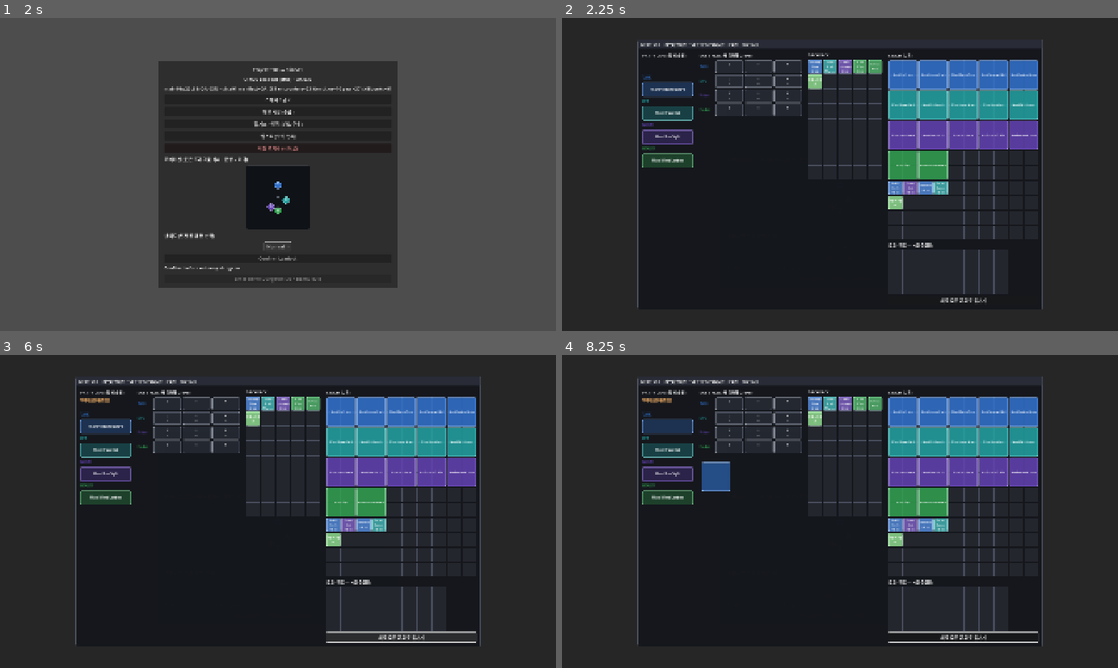
Above: before the commit, frames 1-4 (two rows, left to right).
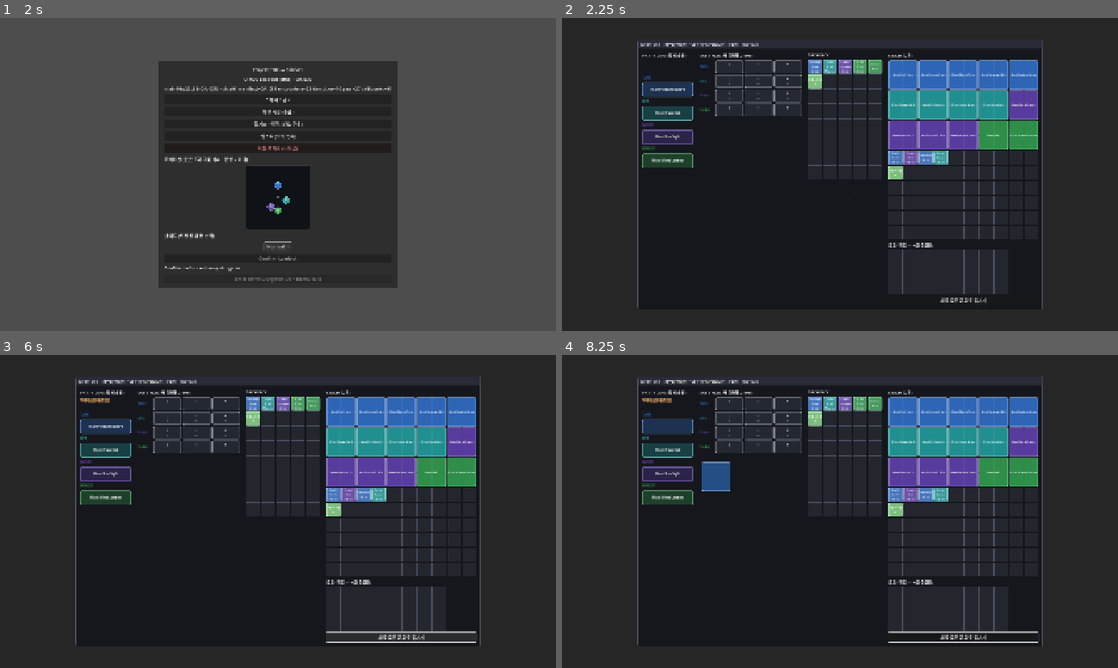
Above: after the commit, the same moments.

Repository: haepari1019/project_tdc_game
Game: Godot game, scene res://scenes/main.tscn
Same seed, same stepped clock (60 frames per second), same inputs: the game is played once before the commit and once after it.
Inputs (mouse positions are in pixels of both pictures, inside the frame that each line leads up to):
- Up to frame 1 (2 s): click "Normal" at 0.5 s; click "Normal" at 1.25 s
- Up to frame 2 (2.25 s): click "스태시 / 금고" at 2 s
- Up to frame 3 (6 s): click "허브 시설 (승급)" at 2.75 s; click "필기소 · 상점 (분석/구매)" at 3.5 s; click "퀘스트 (의뢰 목록)" at 4.25 s; click "저장 초기화 (시드로)" at 5 s; click "재료 모두 금고로 옮기기" at 5.75 s
- Up to frame 4 (8.25 s): click "Confirm Loadout" at 6.5 s; tap Enter at 7.25 s; drag from (840, 533) to (895, 442) at 7.27 s; tap Space at 8 s; drag from (667, 426) to (812, 574) at 8.02 s

Frame 1 is identical in both runs. In frame 2, 3.1% of the frame differs, in the area x 58-86%, y 22-62%; in frame 3, 3.1%; in frame 4, 3.1%.

Commit message:
feat(hub): 창고(stash) 영속 capacity 강제 + 시드 축소 — capacity 2축 완료
이연 조각 ④ 후반. 사용자 결정(강제 + 시드 T0 맞춤). stash_capacity(20/28/36, 이미
존재·미사용) 강제.

- 시드 축소: stash 기어 17→15 → 15+4스킬북=19 ≤ T0 20(1슬롯 여유, 이후 승급 압력).
  기존 세이브 미영향(시드=최초 로드만; 캡 비파괴라 over-cap도 유지·추가만 차단).
- 단위=아이템 수(기어+스킬북, 소비 제외). Stash.item_count() 추가.
- 강제: inventory_ui._drop _stash_at_cap() 가드(입금, 재배치 제외)+_msg/revert ·
  hub_economy_panel 구매 버튼 disabled|=_stash_full()+_on_buy/_on_buy_gear 가드.

검증: ci_smoke PASS. 체감=F5. IMPL-DEC-039. → capacity 2축(군수 런+창고 영속) 완료.

Co-Authored-By: Claude Opus 4.8 (1M context) <noreply@anthropic.com>

Diff:
--- a/scripts/autoload/stash.gd
+++ b/scripts/autoload/stash.gd
@@ -65,10 +65,11 @@
 	_seeded = true
 	# Demo stash — SPARE Identity Gear: the full GEAR catalog (17 alternatives to swap to; worn
 	# starters live in Backpack.equipped, not here — F-008 ownership). Looted-AB skillbooks, revives.
+	# 15 spare gear + 4 skillbooks = 19 ≤ stash T0 capacity 20 (F-029 — 시작부터 1슬롯 여유, 이후 창고 승급 압력).
 	gear = [
 		"gear_ward_tank_kite_shield", "gear_ward_tank_beacon_hook", "gear_ward_tank_march_plate", "gear_ward_tank_rampart_wall", "gear_ward_tank_sentinel_aegis",
-		"gear_ward_dps_weave_staff", "gear_ward_dps_rift_needle", "gear_ward_dps_ember_wand", "gear_ward_dps_brand_foci", "gear_ward_dps_tide_censer",
-		"gear_ward_nuker_scout_frame", "gear_ward_nuker_flank_knife", "gear_ward_nuker_hex_scope", "gear_mag_nuker_coil_rifle", "gear_mag_nuker_volt_lance",
+		"gear_ward_dps_weave_staff", "gear_ward_dps_rift_needle", "gear_ward_dps_ember_wand", "gear_ward_dps_brand_foci",
+		"gear_ward_nuker_scout_frame", "gear_ward_nuker_flank_knife", "gear_mag_nuker_coil_rifle", "gear_mag_nuker_volt_lance",
 		"gear_ward_healer_ward_sigil", "gear_ward_healer_beacon_lantern",
 	]
 	skillbooks = ["AB-002", "AB-010", "AB-011", "AB-037"]
@@ -115,6 +116,11 @@
 			save_stash()
 			return true
 	return false
+
+
+## 창고 capacity 판정용 아이템 수 — 기어 + 스킬북 타일(소비는 스택·소량이라 제외). F-029 stash_capacity 비교용.
+func item_count() -> int:
+	return gear.size() + skillbooks.size()
 
 
 ## Add one owned gear to the stash (무기고 구매 / 회수). 상점 기어 = bundled identity(굴림 없음, 확정 세트).
--- a/scripts/ui/hub_economy_panel.gd
+++ b/scripts/ui/hub_economy_panel.gd
@@ -177,7 +177,7 @@
 		_lbl(row, "%s — %s 생본 · %d scrap%s" % [disp, tier, price, note], BAD if locked else DIM)
 		var btn := Button.new()
 		btn.text = "구매"
-		btn.disabled = locked or int(_hub.scrap()) < price
+		btn.disabled = locked or int(_hub.scrap()) < price or _stash_full()
 		var b: String = String(base)
 		var t: String = tier
 		btn.pressed.connect(func() -> void: _on_buy(b, t))
@@ -194,7 +194,14 @@
 	_refresh()
 
 
+## 창고(stash) 한도 — 구매 시 생본/기어가 스태시로 들어가므로 stash_capacity 초과면 구매 차단(scrap 미소진).
+func _stash_full() -> bool:
+	return _stash != null and _hub != null and int(_stash.item_count()) >= int(_hub.stash_capacity())
+
+
 func _on_buy(base: String, tier: String = "Basic") -> void:
+	if _stash_full():
+		return
 	var r: Dictionary = _hub.buy_raw(base, tier)
 	if bool(r.get("ok", false)) and _stash != null:
 		_stash.add_skillbook(base)      # 생본(affix 없음) → 스태시
@@ -222,7 +229,7 @@
 			_lbl(row, "%s (%s) · %d scrap" % [String(m.get("display_name", gid)), Slice01Data.get_role_label(String(role)), price], DIM)
 			var btn := Button.new()
 			btn.text = "구매"
-			btn.disabled = int(_hub.scrap()) < price
+			btn.disabled = int(_hub.scrap()) < price or _stash_full()
 			var g: String = gid
 			var ct: int = t
 			btn.pressed.connect(func() -> void: _on_buy_gear(g, ct))
@@ -231,6 +238,8 @@
 
 
 func _on_buy_gear(base_gear_id: String, catalog_tier: int) -> void:
+	if _stash_full():
+		return
 	var r: Dictionary = _hub.buy_gear(base_gear_id, catalog_tier)
 	if bool(r.get("ok", false)) and _stash != null:
 		_stash.add_gear(base_gear_id)   # 확정 세트(굴림 없음) → 스태시
--- a/scripts/ui/inventory/inventory_ui.gd
+++ b/scripts/ui/inventory/inventory_ui.gd
@@ -124,6 +124,18 @@
 	if hub == null or not hub.has_method("run_inventory_capacity"):
 		return false
 	return _backpack.items.size() >= int(hub.run_inventory_capacity())
+
+
+## 창고(stash) 한도 — 편집 중 stash 그리드(_loot)의 기어·스킬북 타일 수 ≥ stash_capacity면 입금 거부(비파괴).
+func _stash_at_cap() -> bool:
+	var hub := get_node_or_null("/root/HubProfile")
+	if hub == null or not hub.has_method("stash_capacity") or not _loot_is_stash:
+		return false
+	var n := 0
+	for it in _loot.items:
+		if String(it.get("kind", "")) in ["gear", "skillbook"]:
+			n += 1
+	return n >= int(hub.stash_capacity())
 
 
 ## How many backpack items have this id (drives quest counts, e.g. Cell n/6).
@@ -874,6 +886,10 @@
 				_revert_drag()
 				placed = true   # 원위치 복귀 후 아래 공통 정리로 폴백 — 조기 return을 하면 드래그 상태/비주얼이
 				# 남아 다음 클릭에 한 번 더 놓여 '복제'되던 버그. placed=true는 재배치만 건너뜀.
+			if target == _loot and _loot_is_stash and not rearrange_in_stash and String(_drag.get("kind", "")) in ["gear", "skillbook"] and _stash_at_cap():
+				_msg("창고 한도 초과 — 창고를 승급하거나 비워야 함")
+				_revert_drag()
+				placed = true   # 입금 거부(비파괴) — 기존 창고 아이템 유지
 			# consumable merge: dropping onto a same-id stack combines (≤ max_stack).
 			if String(_drag.get("kind", "")) == "consumable":
 				var dest: Dictionary = target.item_at(int(c.x), int(c.y))
Not shown, changed: docs/impl_decisions/ImplDecisionLog.md
